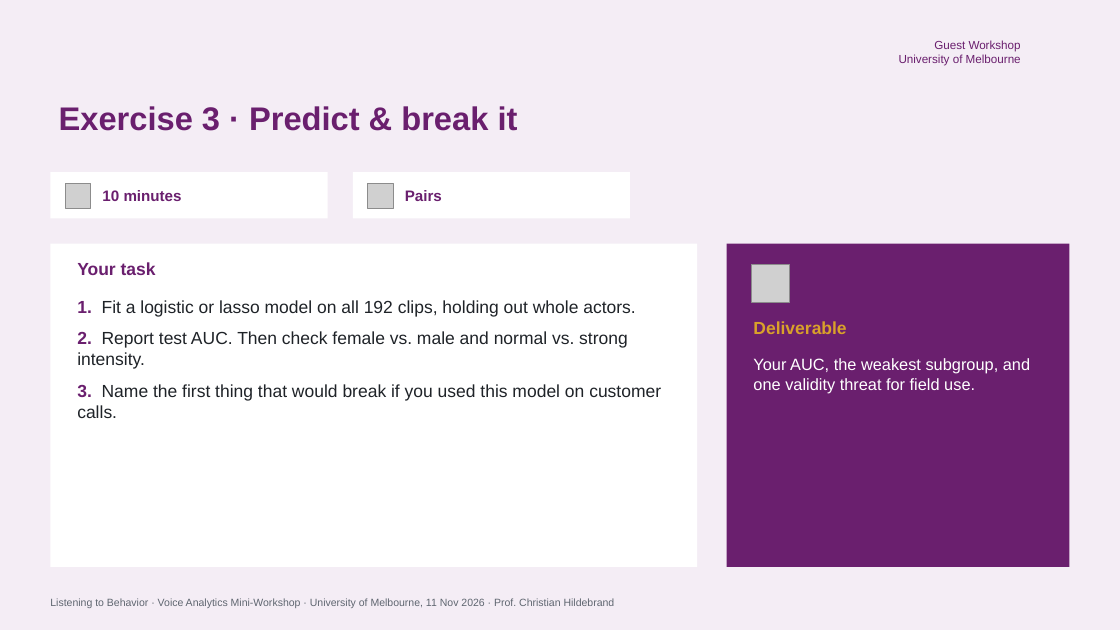
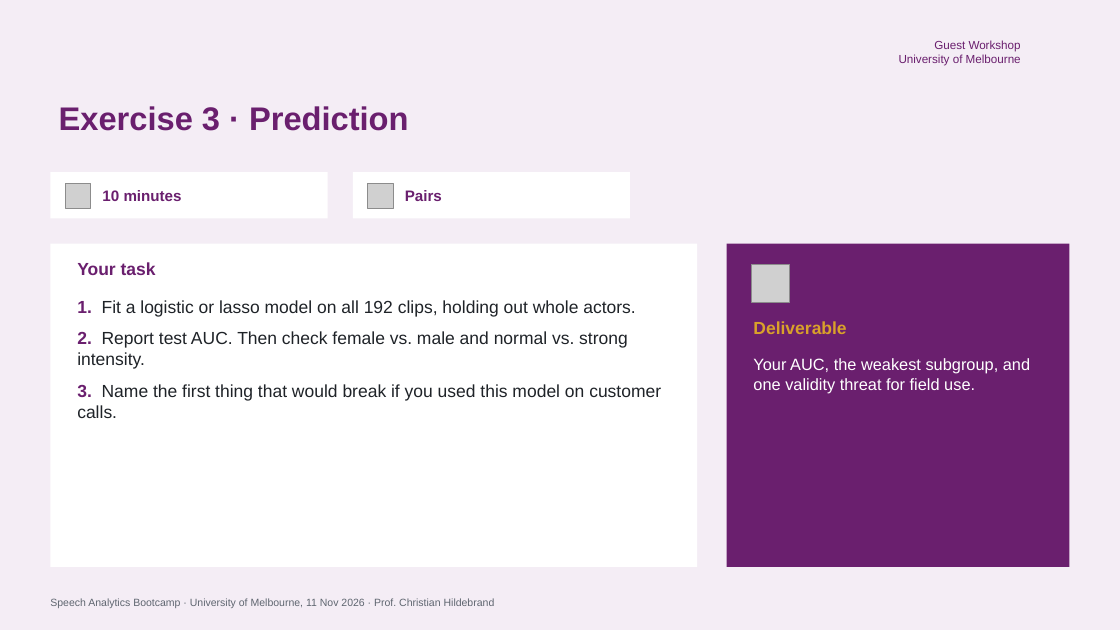
Before and after one commit to childebrand/Melbourne-Voice-2026, a slide deck: slide 27 of docs/slides/Melbourne_VoiceAnalytics_Slides.pptx. Drawn at 1120x630 pixels with LibreOffice and Linux fonts; fonts in the diff are those of the drawing; grey boxes stand for pictures; background and template pictures are left out. Boxes give left, top, right and bottom in pixels: in the first picture for what was removed or moved away, otherwise in the second. Text is boxed around its words. In the diff, an @@ line names an element or a change of style, - is before the commit and + after.

```diff
--- a/docs/slides/Melbourne_VoiceAnalytics_Slides.pptx
+++ b/docs/slides/Melbourne_VoiceAnalytics_Slides.pptx
@@ title at (59, 106, 409, 131): text changed @@
-Exercise 3 · Predict & break it
+Exercise 3 · Prediction
@@ text at (50, 598, 495, 608): text changed @@
-Listening to Behavior · Voice Analytics Mini-Workshop · University of Melbourne, 11 Nov 2026 · Prof. Christian Hildebrand
+Speech Analytics Bootcamp · University of Melbourne, 11 Nov 2026 · Prof. Christian Hildebrand
```
Also in this commit, not shown: 29 other slides changed, 1 other file.
